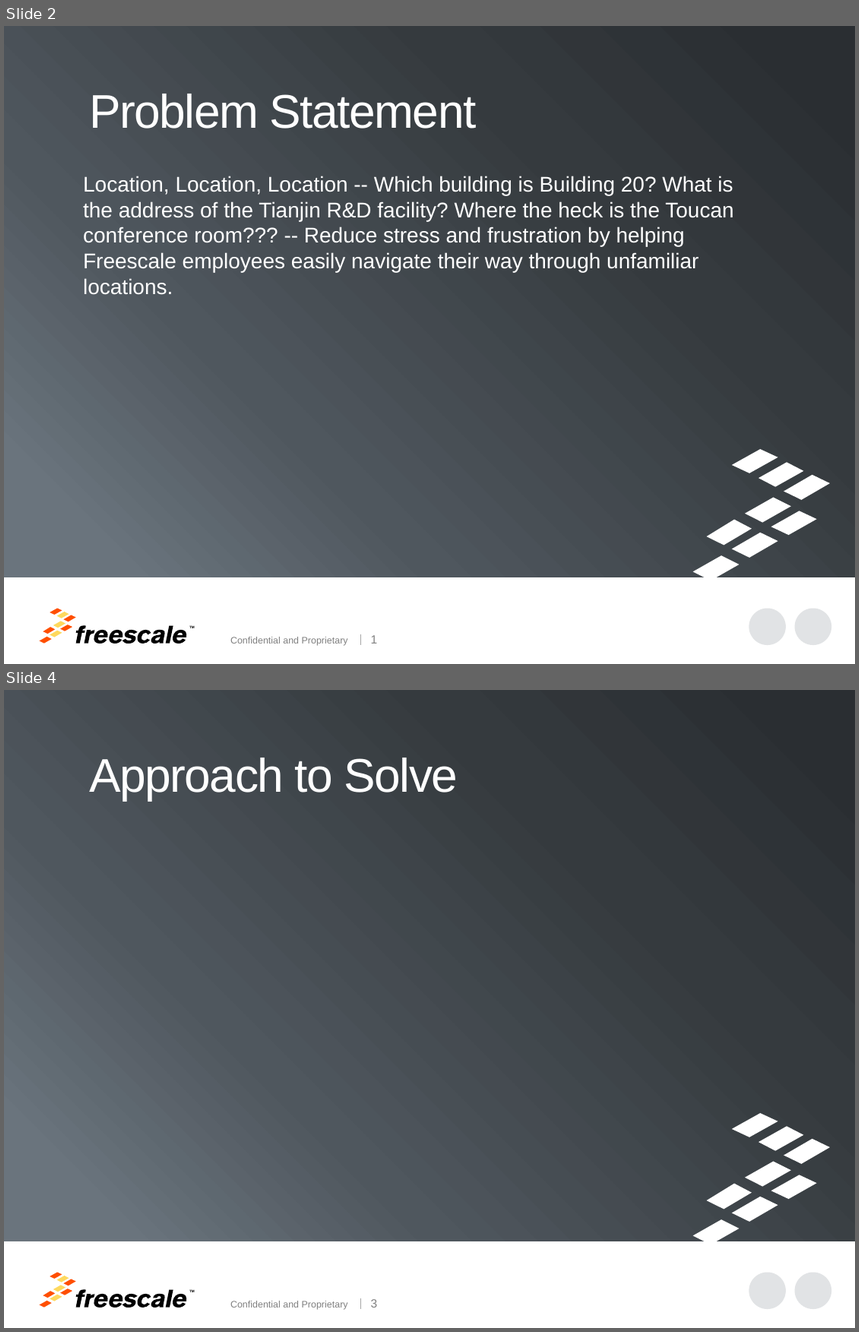
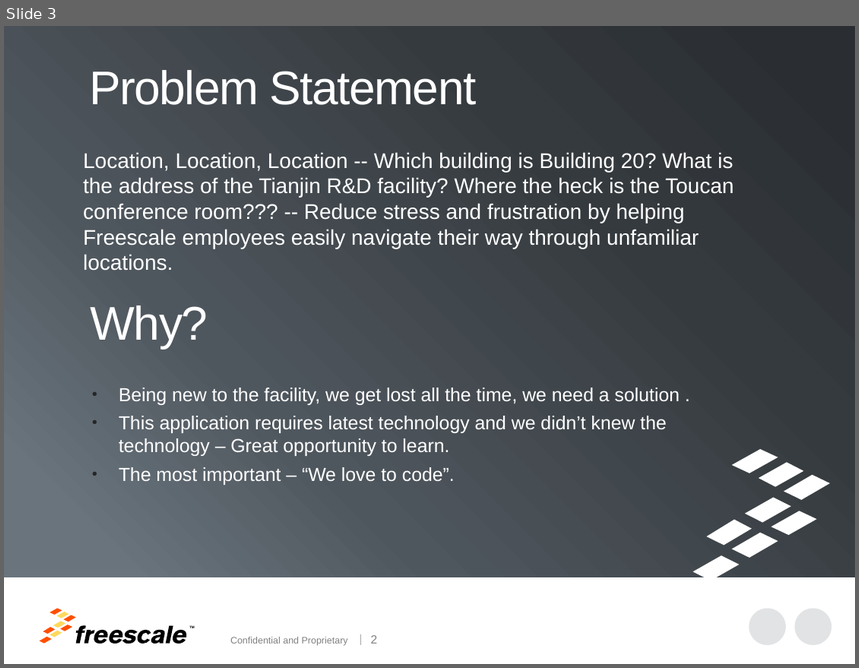
Before and after one commit to meetvasu15/LocationHack, a slide deck: FSL Devils.pptx. Shown one above the other, each under a label of ours: slides 2 and 4 before the commit, slide 3 after it; the slides between them are not shown. The pictures are 859x1332 and 859x668 pixels, drawn with LibreOffice and Linux fonts; fonts in the diff are those of the drawing; background and template pictures are left out. Boxes give left, top, right and bottom in pixels: in the first picture for what was removed or moved away, otherwise in the second. Text is boxed around its words. In the diff, an @@ line names an element or a change of style, - is before the commit and + after.

```diff
--- a/FSL Devils.pptx
+++ b/FSL Devils.pptx
@@ slide 4 removed at bbox=[4, 690, 855, 1328], background #FFFFFF; not listed: 32 template elements that a slide beside it also shows @@
@@ title removed at bbox=[89, 758, 458, 800] @@
-Approach to Solve
@@ what was slide 2 is now slide 3 @@
@@ slide 3 changed as well @@
@@ title "Problem Statement": place and size @@
-title "Problem Statement" at bbox=[89, 94, 477, 129]
+title "Problem Statement" at bbox=[89, 70, 477, 105]
@@ text "Location, Location, Location -- Which ...": place and size @@
-text "Location, Location, Location -- Which ..." at bbox=[83, 176, 734, 295]
+text "Location, Location, Location -- Which ..." at bbox=[83, 152, 734, 271]
@@ text added at bbox=[91, 306, 208, 348], 40 pt, text #FFFFFF @@
+Why?
@@ text added at bbox=[119, 388, 680, 485], 16 pt, text #FFFFFF @@
+    • Being new to the facility, we get lost all the time, we need a solution .
+    • This application requires latest technology and we didn’t knew the technology – Great opportunity to learn.
+    • The most important – “We love to code”.
@@ page number at bbox=[371, 636, 378, 644]: text changed @@
-1
+2
```
Also in this commit, not shown: 1 other slide changed, 8 slides added, 5 other slides removed.
